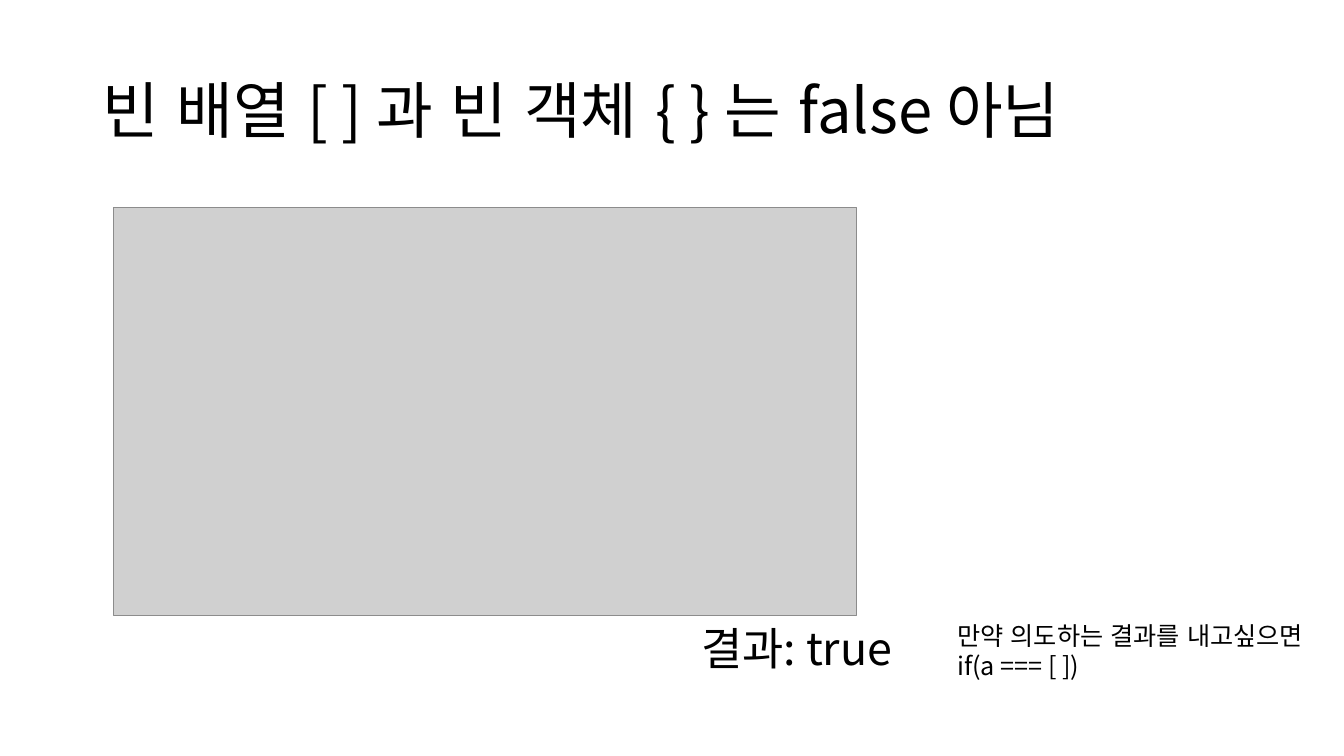
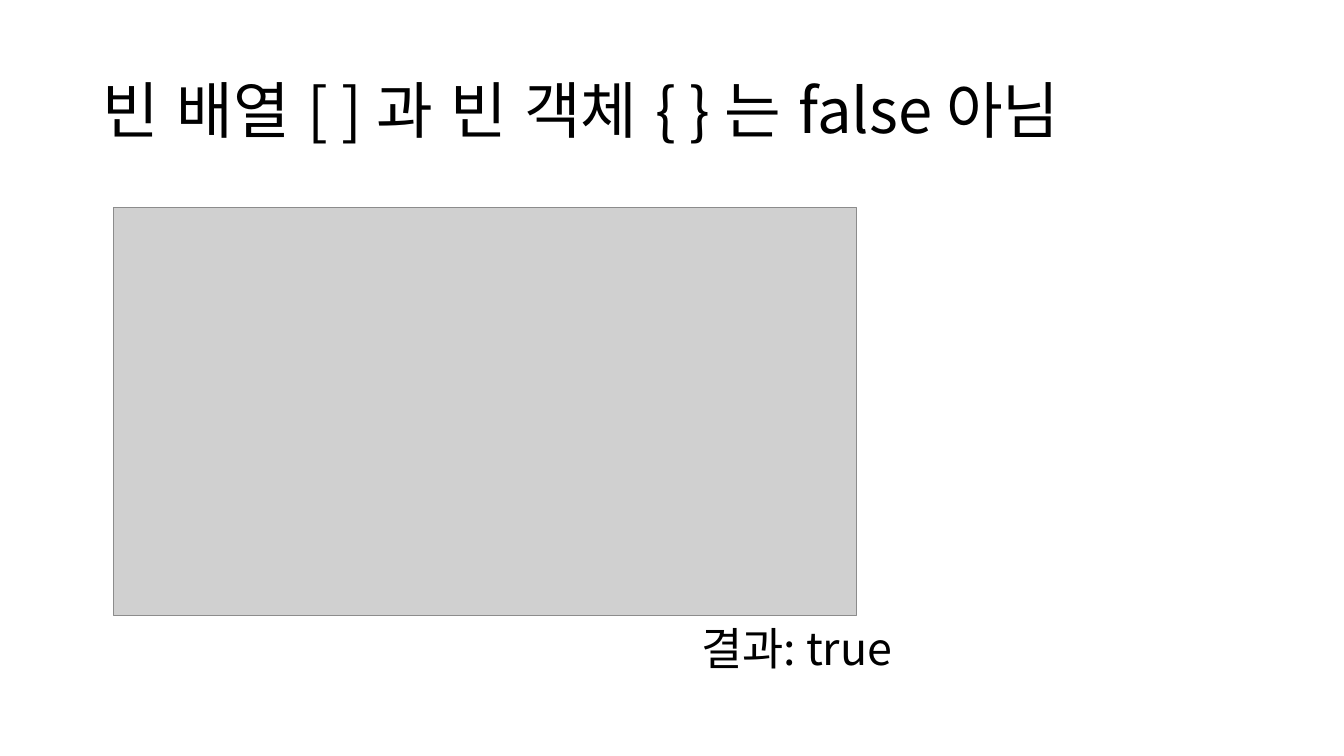
Before and after one commit to GNUCSAssistants/2021webprogramming, a slide deck: slide 27 of 수업/6. JavaScript (2)/PPT/6. JavaScript (2).pptx. Drawn at 1344x756 pixels with LibreOffice and Linux fonts; fonts in the diff are those of the drawing; grey boxes stand for pictures. Boxes give left, top, right and bottom in pixels: in the first picture for what was removed or moved away, otherwise in the second. Text is boxed around its words. In the diff, an @@ line names an element or a change of style, - is before the commit and + after.

```diff
--- a/수업/6. JavaScript (2)/PPT/6. JavaScript (2).pptx
+++ b/수업/6. JavaScript (2)/PPT/6. JavaScript (2).pptx
@@ text removed at (957,624,1303,680) @@
-만약 의도하는 결과를 내고싶으면
-if(a === [ ])
```
Also in this commit, not shown: 5 other files.
